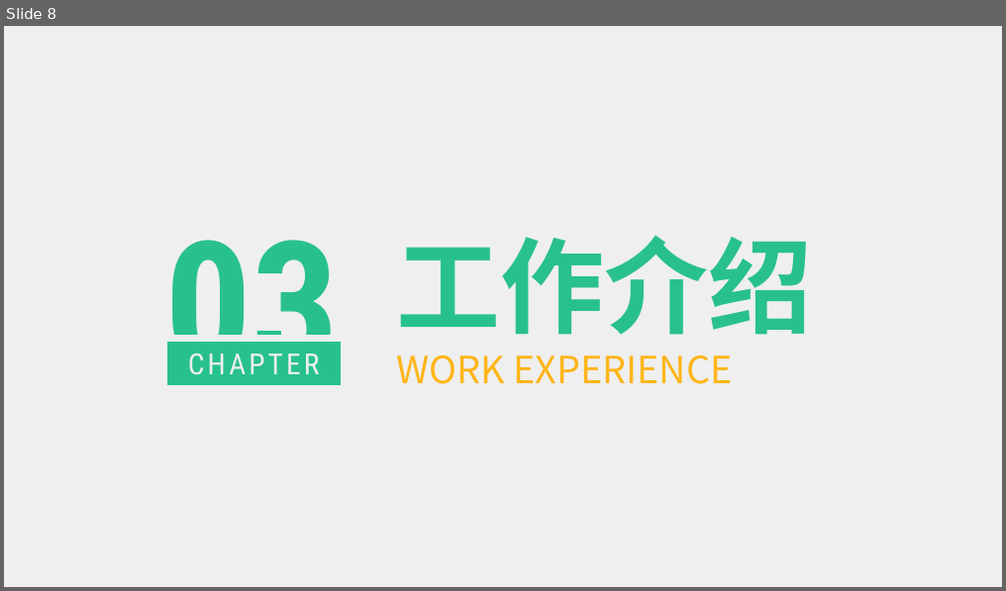
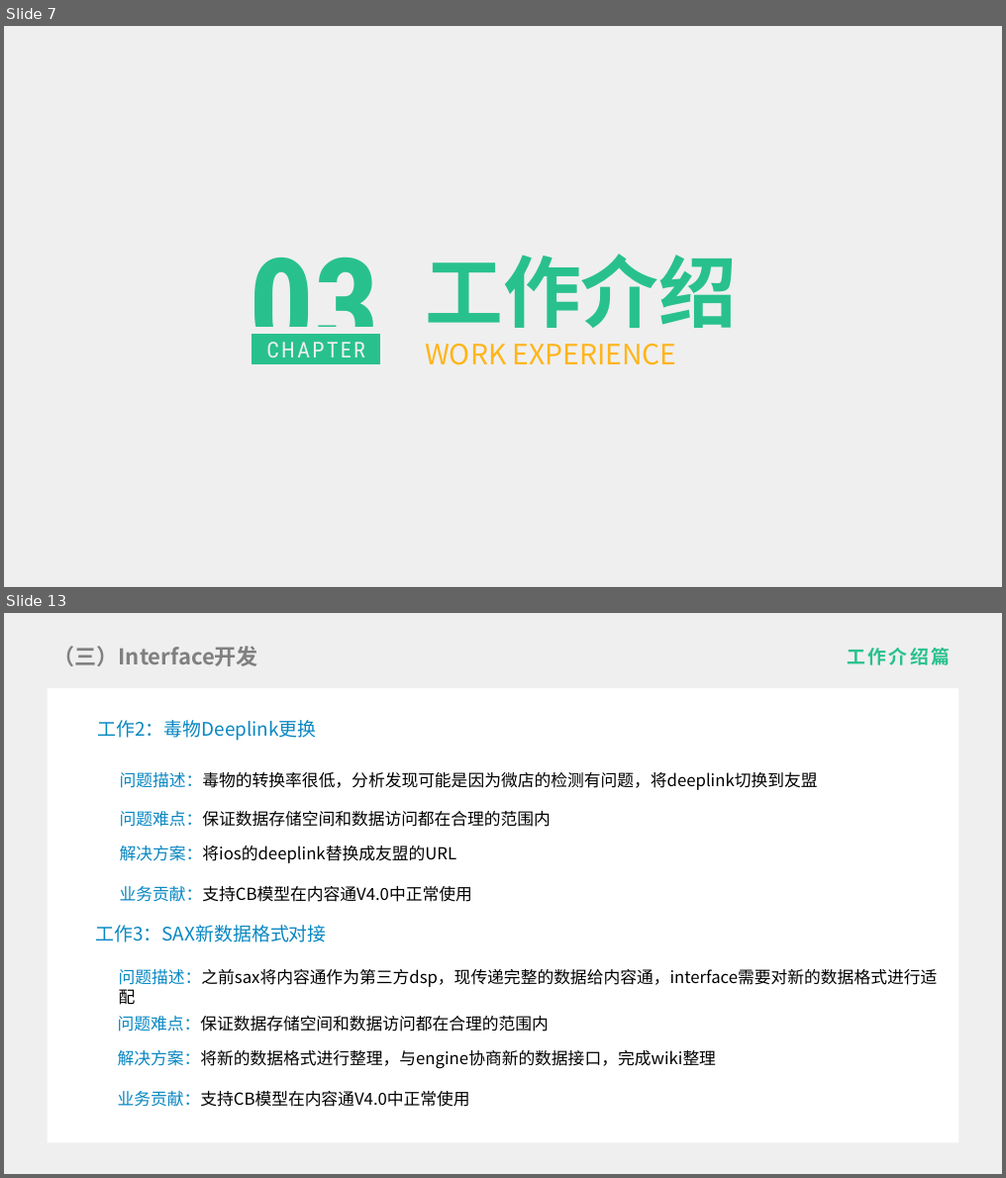
Before and after one commit to liygcoder/workerspace, a slide deck: ppt.pptx. Shown one above the other, each under a label of ours: slide 8 before the commit, slides 7 and 13 after it; the slides between them are not shown. The pictures are 1006x591 and 1006x1178 pixels, drawn with LibreOffice and Linux fonts; fonts in the diff are those of the drawing. Boxes give left, top, right and bottom in pixels: in the first picture for what was removed or moved away, otherwise in the second. Text is boxed around its words. In the diff, an @@ line names an element or a change of style, - is before the commit and + after.

```diff
--- a/ppt.pptx
+++ b/ppt.pptx
@@ slide 13 added at [4, 613, 1002, 1174], background #EFEFEF @@
@@ title added at [54, 646, 258, 666], 21 pt, text #808080, bold @@
+（三）Interface开发
@@ subtitle added at [846, 648, 949, 665], 18 pt, text #28C18D, bold @@
+工作介绍篇
@@ rectangle added at [48, 688, 959, 1144], fill #FFFFFF @@
@@ text added at [98, 720, 317, 741], 18 pt, text #0887C2 @@
+工作2：毒物Deeplink更换
@@ text added at [120, 772, 818, 790], 16 pt, text #000000 @@
+问题描述：毒物的转换率很低，分析发现可能是因为微店的检测有问题，将deeplink切换到友盟
@@ text added at [120, 811, 550, 827], 16 pt, text #000000 @@
+问题难点：保证数据存储空间和数据访问都在合理的范围内
@@ text added at [120, 846, 456, 863], 16 pt, text #000000 @@
+解决方案：将ios的deeplink替换成友盟的URL
@@ text added at [120, 886, 472, 902], 16 pt, text #000000 @@
+业务贡献：支持CB模型在内容通V4.0中正常使用
@@ text added at [96, 925, 327, 943], 18 pt, text #0887C2 @@
+工作3：SAX新数据格式对接
@@ text added at [119, 969, 938, 987], 16 pt, text #000000 @@
+问题描述：之前sax将内容通作为第三方dsp，现传递完整的数据给内容通，interface需要对新的数据格式进行适配
@@ text added at [118, 1016, 548, 1032], 16 pt, text #000000 @@
+问题难点：保证数据存储空间和数据访问都在合理的范围内
@@ text added at [118, 1051, 716, 1068], 16 pt, text #000000 @@
+解决方案：将新的数据格式进行整理，与engine协商新的数据接口，完成wiki整理
@@ text added at [118, 1091, 470, 1107], 16 pt, text #000000 @@
+业务贡献：支持CB模型在内容通V4.0中正常使用
@@ what was slide 8 is now slide 7 @@
@@ slide 7 changed as well @@
@@ text "03": place and size @@
-text "03" at [164, 240, 339, 385]
+text "03" at [250, 257, 380, 365]
@@ text "03" at [250, 257, 380, 365]: size 166 to 124.5 pt @@
@@ text "工作介绍": place and size @@
-text "工作介绍" at [397, 235, 813, 384]
+text "工作介绍" at [425, 254, 737, 366]
@@ text "工作介绍" at [425, 254, 737, 366]: size 100 to 75 pt in "工作介绍"; size 36 to 27 pt in "WORK EXPERIENCE" @@
@@ rectangle "CHAPTER": place and size @@
-rectangle "CHAPTER" at [164, 338, 344, 388]
+rectangle "CHAPTER" at [249, 331, 383, 369]
@@ rectangle "CHAPTER" at [249, 331, 383, 369]: size 28 to 21 pt, letter spacing 3 to 2.2 pt @@
```
Also in this commit, not shown: 12 other slides changed, 5 other slides added, 7 slides removed.
